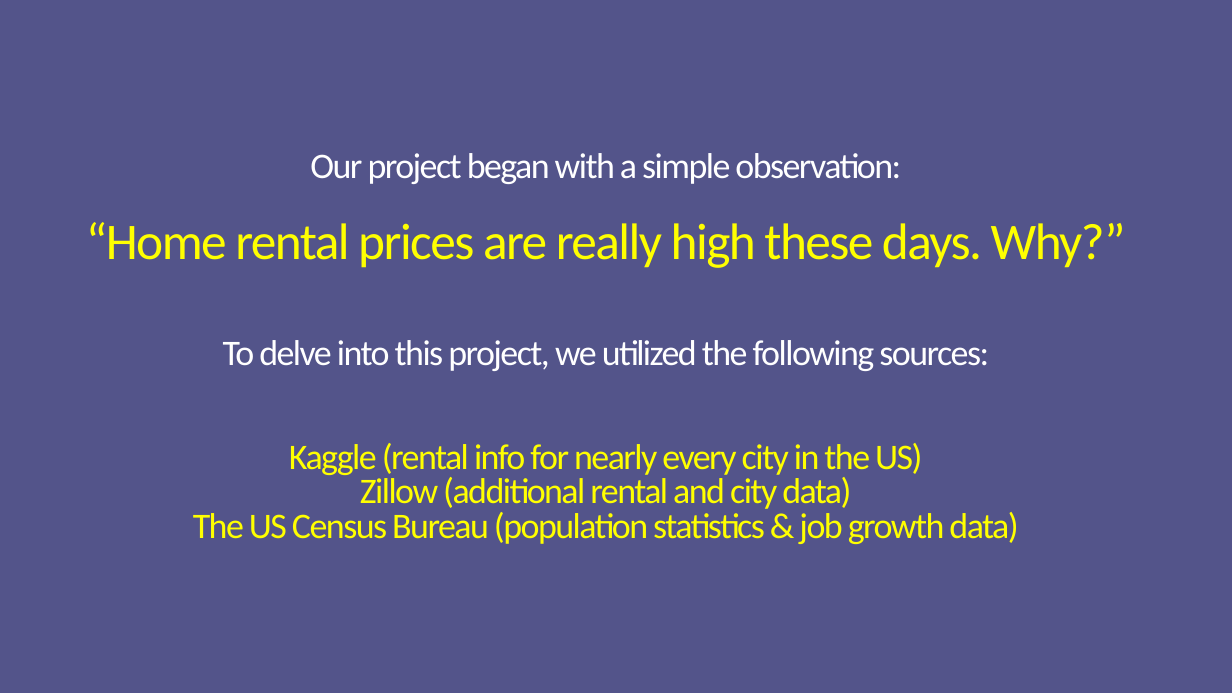
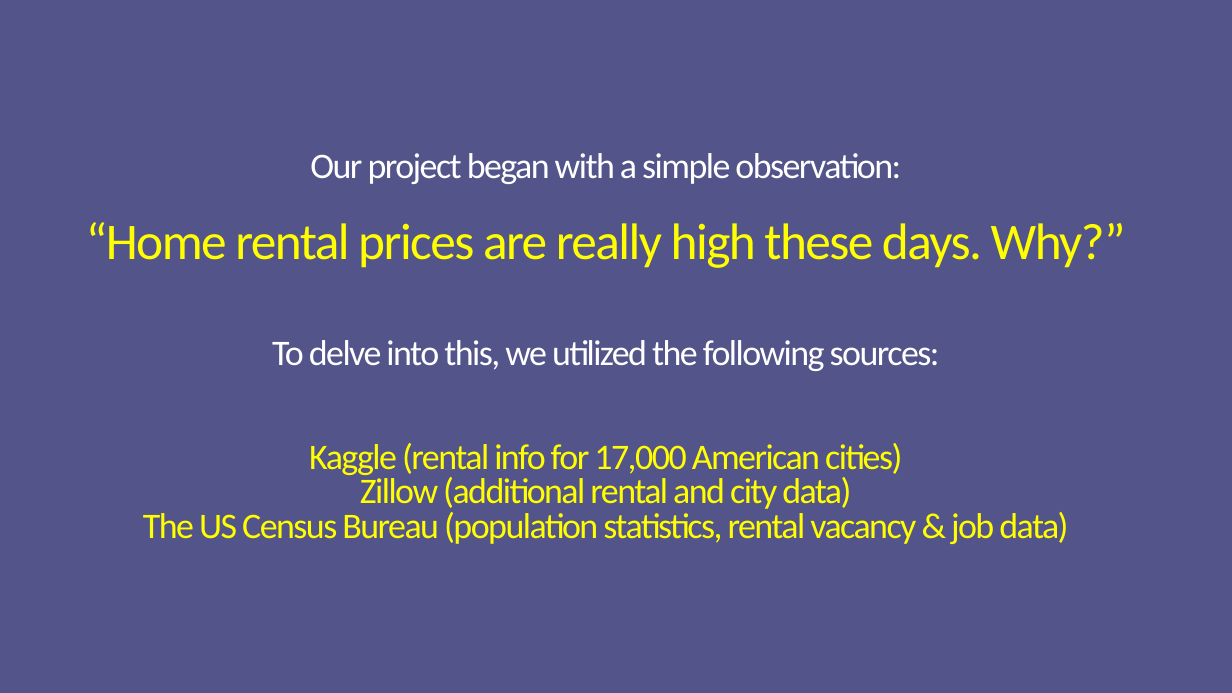
Before and after one commit to marcusmcb/group-project-1, a slide deck: slide 2 of resources/powerpoint/uci-rental-presentation.pptx. Drawn at 1232x693 pixels with LibreOffice and Linux fonts; fonts in the diff are those of the drawing. Boxes give left, top, right and bottom in pixels: in the first picture for what was removed or moved away, otherwise in the second. Text is boxed around its words. In the diff, an @@ line names an element or a change of style, - is before the commit and + after.

```diff
--- a/resources/powerpoint/uci-rental-presentation.pptx
+++ b/resources/powerpoint/uci-rental-presentation.pptx
@@ title at [86,153,1126,544]: text changed @@
-Our project began with a simple observation:
-“Home rental prices are really high these days. Why?”
-To delve into this project, we utilized the following sources:
-Kaggle (rental info for nearly every city in the US)
-Zillow (additional rental and city data)
-The US Census Bureau (population statistics & job growth data)
+Our project began with a simple observation:
+“Home rental prices are really high these days. Why?”
+To delve into this, we utilized the following sources:
+Kaggle (rental info for 17,000 American cities)
+Zillow (additional rental and city data)
+The US Census Bureau (population statistics, rental vacancy & job data)
```
Also in this commit, not shown: 1 other slide changed, 1 slide added.
